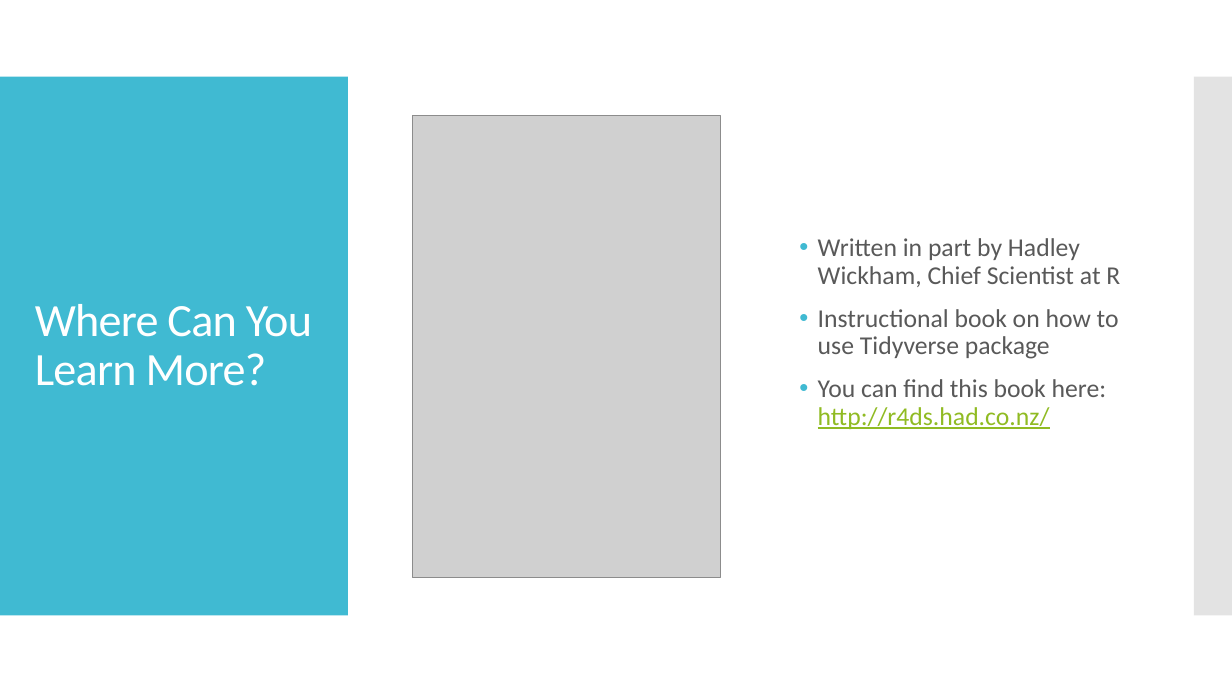
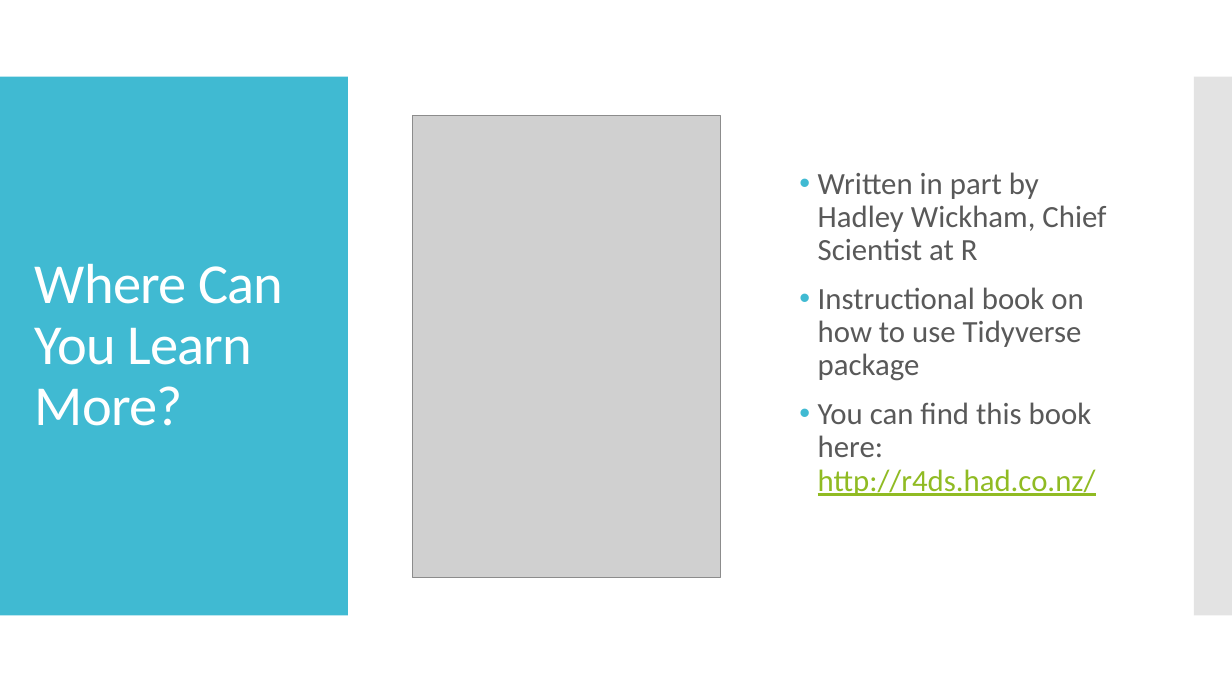
Before and after one commit to kenbraggs/Tidyverse-Workshop, a slide deck: slide 5 of Tidyverse Workshop/Presentation/Tidyverse Presentation.pptx (slide 4 before the commit). Drawn at 1232x693 pixels with LibreOffice and Linux fonts; fonts in the diff are those of the drawing; grey boxes stand for pictures. Boxes give left, top, right and bottom in pixels: in the first picture for what was removed or moved away, otherwise in the second. Text is boxed around its words. In the diff, an @@ line names an element or a change of style, - is before the commit and + after.

```diff
--- a/Tidyverse Workshop/Presentation/Tidyverse Presentation.pptx
+++ b/Tidyverse Workshop/Presentation/Tidyverse Presentation.pptx
@@ text "Written in part by Hadley ..." at <box>818,172,1106,496</box>: size 20 to 24 pt @@
@@ title "Where Can You Learn More?" at <box>35,264,283,426</box>: size 36 to 44 pt @@
```
Also in this commit, not shown: 5 other slides changed, 1 slide added, 1 other file.
